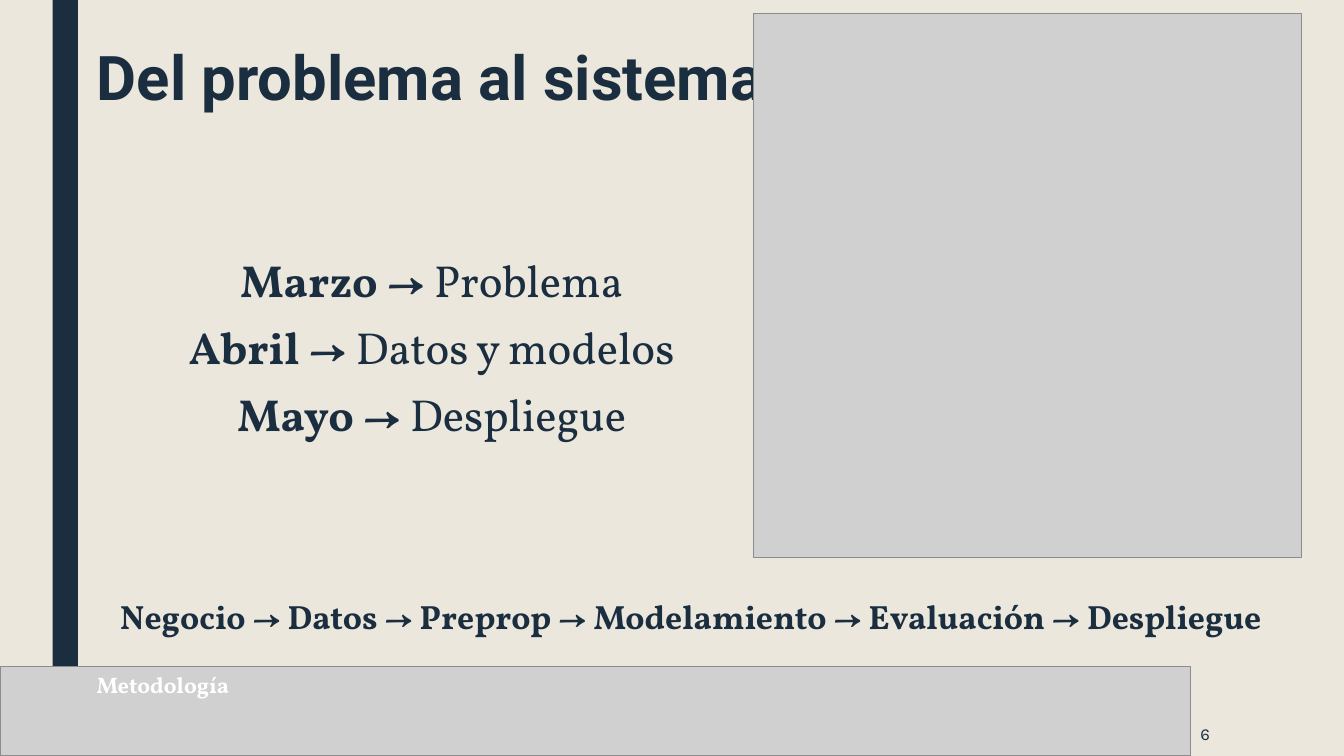
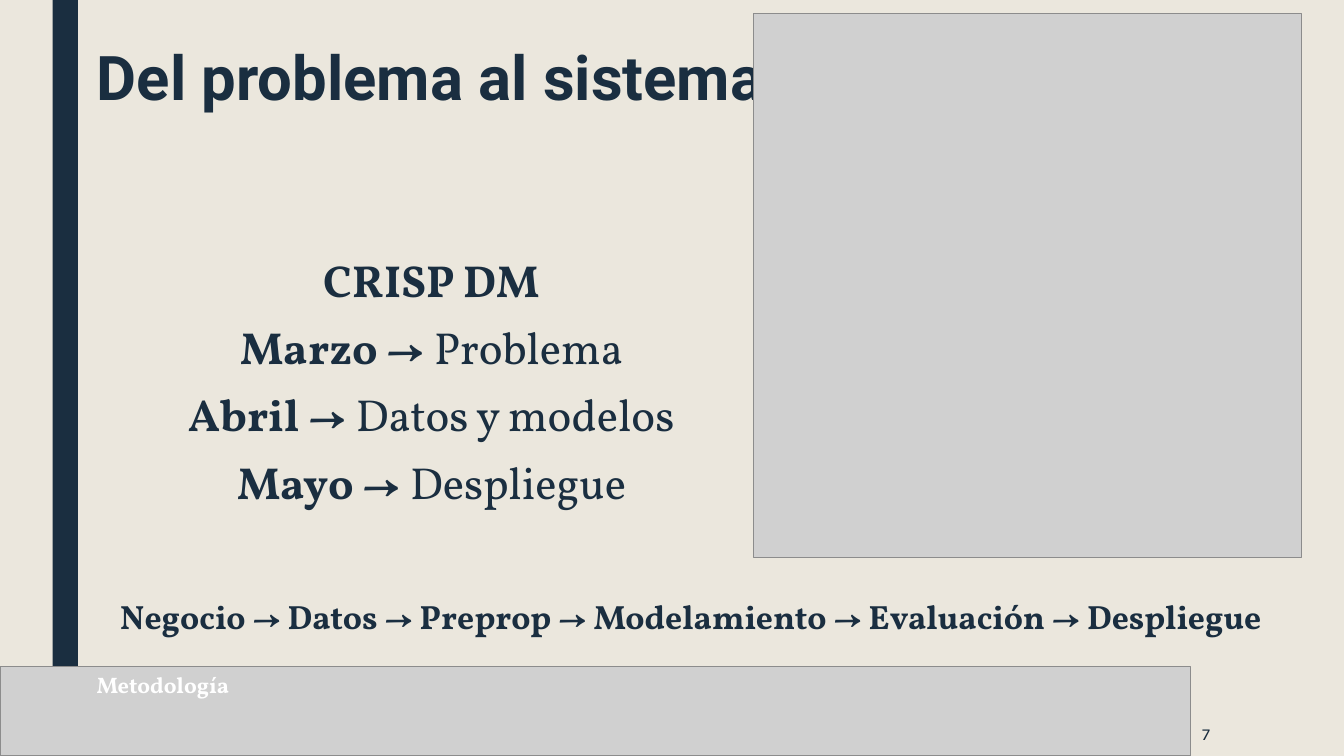
Before and after one commit to ninogoddess/proyecto-autos, a slide deck: slide 7 of entregas/Choque de realidad celso presentacion 1.pptx (slide 6 before the commit). Drawn at 1344x756 pixels with LibreOffice and Linux fonts; fonts in the diff are those of the drawing; grey boxes stand for pictures. Boxes give left, top, right and bottom in pixels: in the first picture for what was removed or moved away, otherwise in the second. Text is boxed around its words. In the diff, an @@ line names an element or a change of style, - is before the commit and + after.

```diff
--- a/entregas/Choque de realidad celso presentacion 1.pptx
+++ b/entregas/Choque de realidad celso presentacion 1.pptx
@@ text at [324, 266, 540, 298]: paragraph added @@
+CRISP DM
@@ page number at [1202, 729, 1210, 740]: text changed @@
-6
+7
```
Also in this commit, not shown: 3 other slides changed, 2 slides added, 47 other files.
